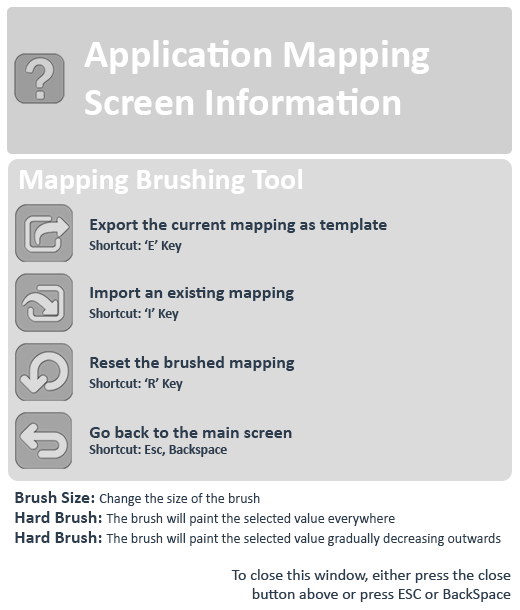
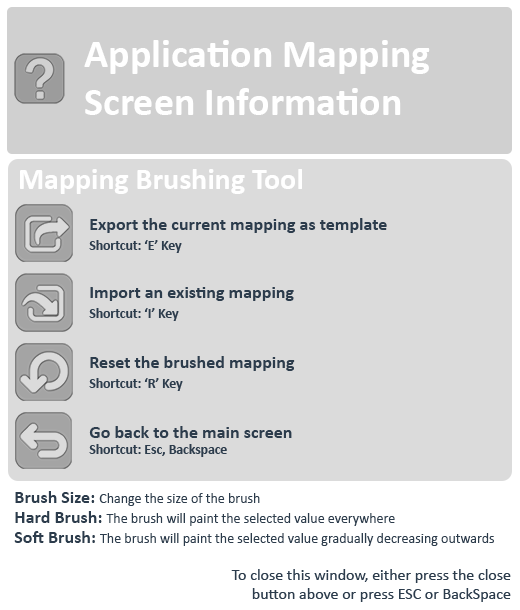
Layer changes from the first (520, 610) image to the second:
renamed "Hard Brush: The brush will paint the selected value gradually d" to "Soft Brush: The brush will paint the selected value gradually d", painted on it over (14, 531, 501, 546)
